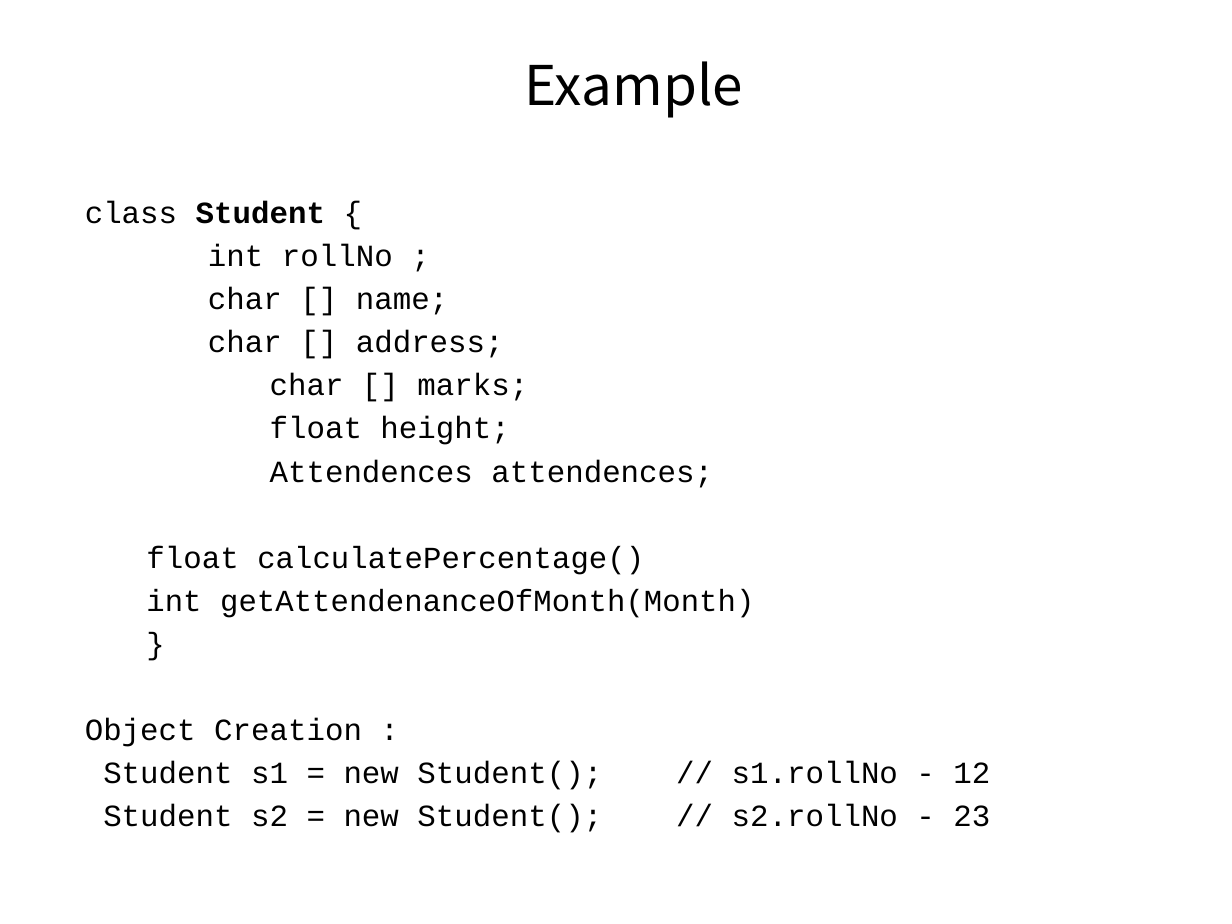
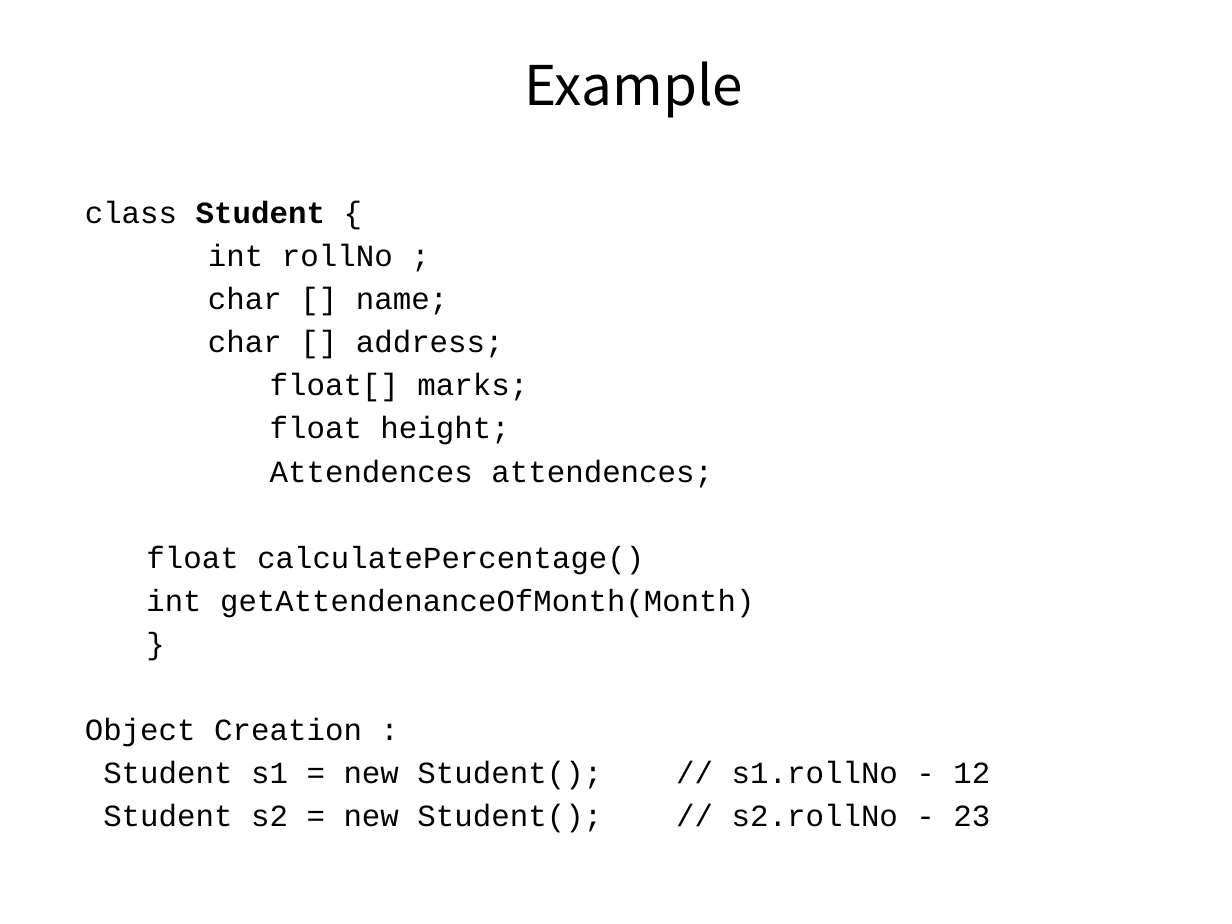
Before and after one commit to pankajfri/Training-Materials, a slide deck: slide 35 of Objected Oriented Programming Concepts Using C++ & Data Structures/Session-1.pptx (slide 34 before the commit). Drawn at 1232x924 pixels with LibreOffice and Linux fonts; fonts in the diff are those of the drawing. Boxes give left, top, right and bottom in pixels: in the first picture for what was removed or moved away, otherwise in the second. Text is boxed around its words. In the diff, an @@ line names an element or a change of style, - is before the commit and + after.

```diff
--- a/Objected Oriented Programming Concepts Using C++ & Data Structures/Session-1.pptx
+++ b/Objected Oriented Programming Concepts Using C++ & Data Structures/Session-1.pptx
@@ text at (x1=270, y1=373, x2=528, y2=402): text changed @@
-  char [] marks;
+  float[] marks;
```
Also in this commit, not shown: 1 slide added, 7 other files.
